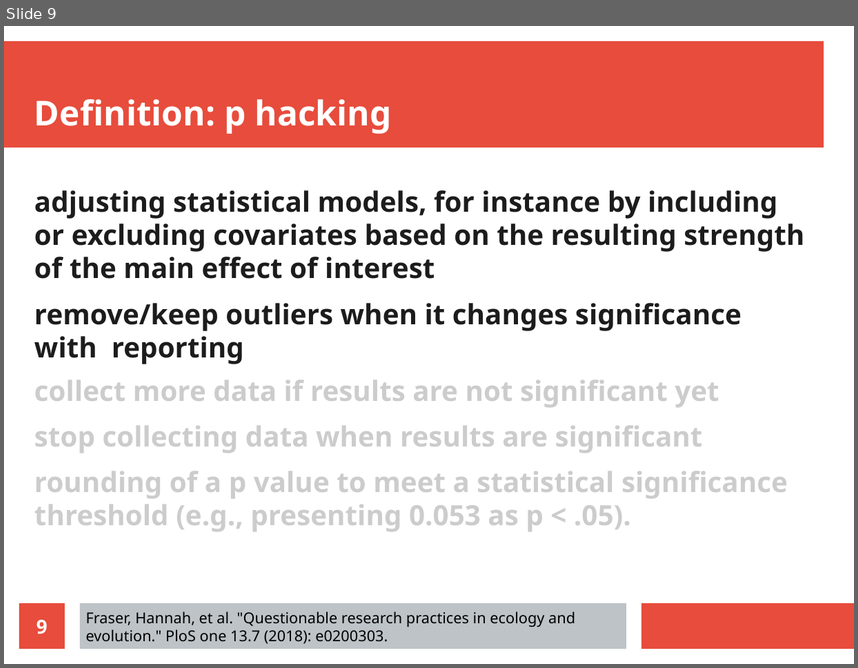
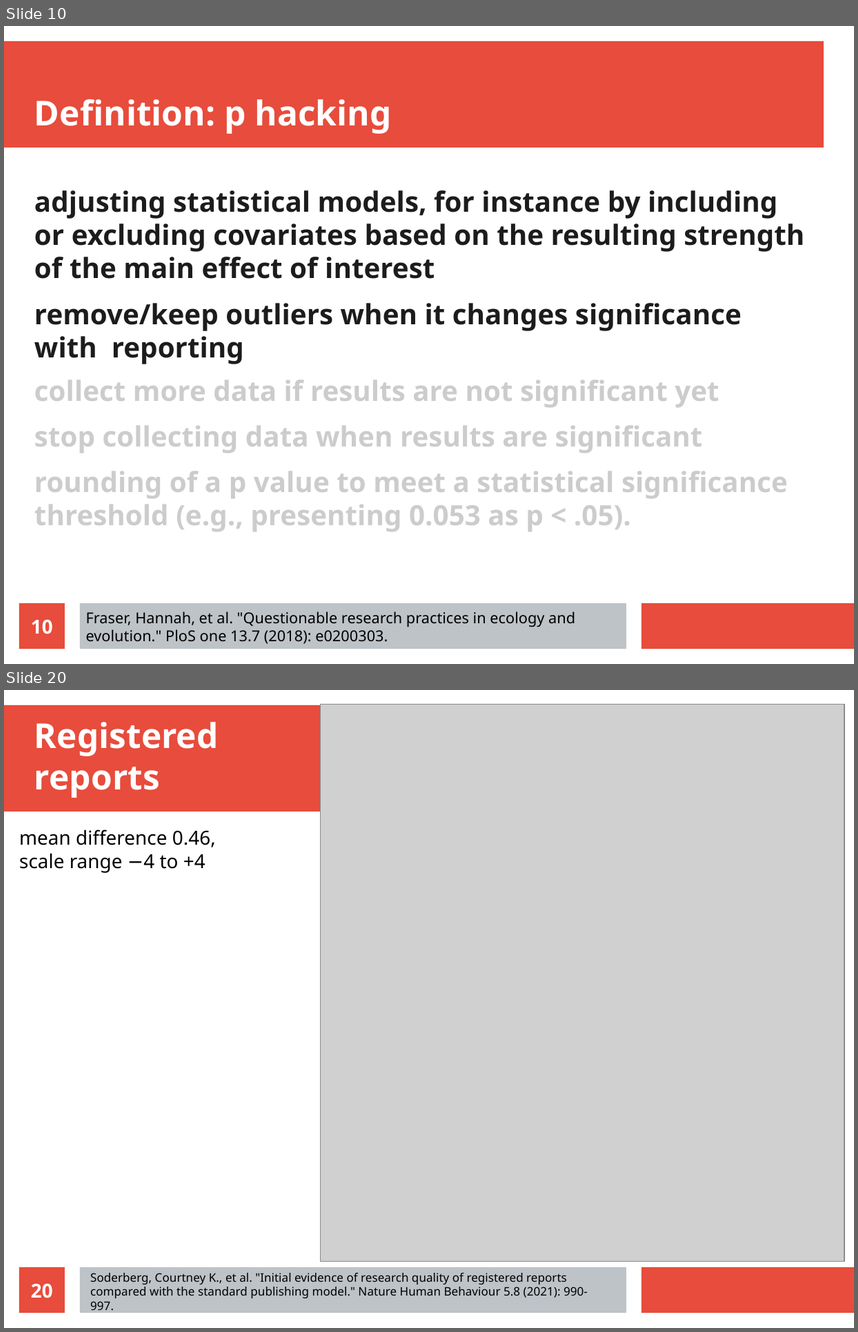
Before and after one commit to richelbilderbeek/open_science_presentation_20211111, a slide deck: open_science_presentation_20211111.odp. Shown one above the other, each under a label of ours: slide 9 before the commit, slides 10 and 20 after it; the slides between them are not shown. The pictures are 858x668 and 858x1332 pixels, drawn with LibreOffice and Linux fonts; fonts in the diff are those of the drawing; grey boxes stand for pictures. Boxes give left, top, right and bottom in pixels: in the first picture for what was removed or moved away, otherwise in the second. Text is boxed around its words. In the diff, an @@ line names an element or a change of style, - is before the commit and + after.

```diff
--- a/open_science_presentation_20211111.odp
+++ b/open_science_presentation_20211111.odp
@@ slide 20 added at <box>4,690,854,1328</box>, background #FFFFFF; not listed: 3 template elements that a slide beside it also shows @@
@@ picture added at <box>320,704,845,1261</box> @@
@@ title added at <box>34,722,219,798</box>, 32 pt, text #FFFFFF, bold @@
+Registered
+reports
@@ text added at <box>19,829,216,873</box>, 18 pt, text #000000 @@
+mean difference 0.46, scale range −4 to +4
@@ page number added at <box>19,1267,65,1312</box>, fill #E74C3C, 18 pt, text #FFFFFF, bold @@
+20
@@ text added at <box>90,1272,588,1313</box>, 11 pt, text #000000 @@
+Soderberg, Courtney K., et al. "Initial evidence of research quality of registered reports compared with the standard publishing model." Nature Human Behaviour 5.8 (2021): 990-997.
@@ what was slide 9 is now slide 10 @@
@@ page number at <box>31,619,53,634</box>: text changed @@
-9
+10
```
Also in this commit, not shown: 4 slides changed, 10 other slides added, 4 other files.
